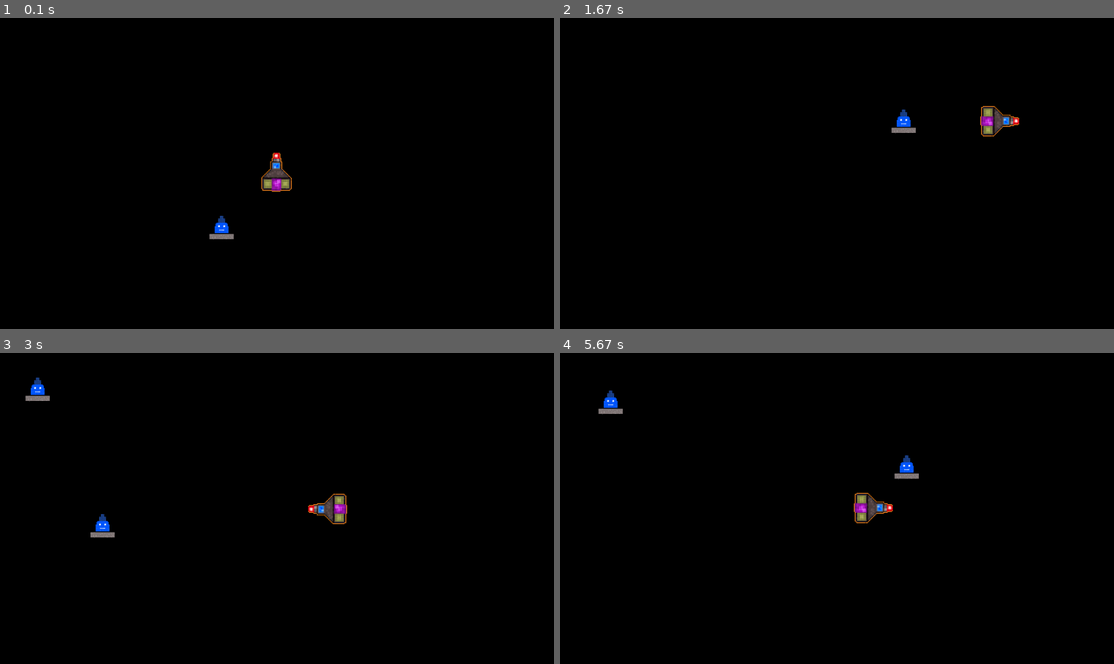
Above: before the commit, frames 1-4 (two rows, left to right).
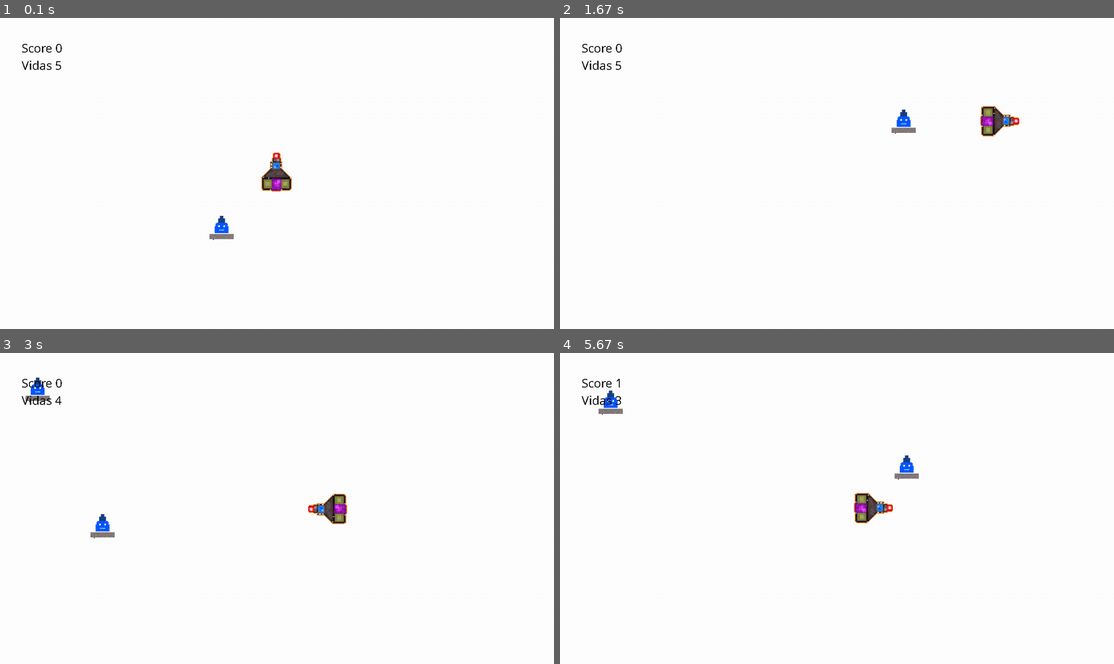
Above: after the commit, the same moments.

Repository: Koash05/Joc-Pygame
Game: pygame game, started from main.py
The game is run twice, just before and just after one commit, with the same random seed, the same clock (stepped at 60 frames per second) and the same inputs.
Inputs:
- Up to frame 1 (0.1 s): no input
- Up to frame 2 (1.67 s): hold Right 0.33-0.8 s; hold Up 0.83-1.13 s; hold Right 1.17-1.63 s
- Up to frame 3 (3 s): hold Left 1.67-2.2 s; hold Down 2.23-2.53 s; tap Space at 2.57 s; hold Left from 2.9 s (still down)
- Up to frame 4 (5.67 s): release Left at 3.3 s; hold Up 3.33-3.7 s; hold Right 3.73-4.37 s; hold Down 4.4-4.77 s; tap Space at 4.8, 5.2, 5.5 s; hold Left 5.13-5.6 s; hold Right from 5.63 s (still down)

The runs differ from the first frame. In frame 1, 99% of the frame differs, in the area x 0-100%, y 0-100%; in frame 2, 99%; in frame 3, 99%; in frame 4, 99%.

Commit message:
puntuacion y vidas

Diff:
--- a/main.py
+++ b/main.py
@@ -8,7 +8,7 @@
 # Constantes
 WIDTH = 1280
 HEIGHT = 720
-BLACK = [0, 0, 0]
+BLACK = [255, 255, 255]
 RECARGA = 10
 VIDA = 5
 
@@ -39,6 +39,7 @@
         self.shots = []
         self.recarga=RECARGA
         self.vida = VIDA
+        self.score = 0
 
 
     def mover(self, time, keys):
@@ -109,7 +110,7 @@
 
 # Funciones
 # ---------------------------------------------------------------------
-def cargarImagen(filename, transparent=False):
+def cargarImagen(filename, transparent=True):
     try:
         image = pygame.image.load(filename)
     except pygame.error as message:
@@ -134,6 +135,7 @@
             if(pygame.sprite.collide_mask(shot, ovni)):
                 naveJugador.shots.remove(shot)
                 ovnis.remove(ovni)
+                naveJugador.score=naveJugador.score+1
 
 def seguirJugador(naveJugador, ovnis, time):
     for ovni in ovnis:
@@ -154,6 +156,14 @@
 def colisionNaveOvni(naveJugador, ovni, ovnis):
     if pygame.sprite.collide_mask(naveJugador, ovni):
         naveJugador.vida = naveJugador.vida - 1
+
+        if naveJugador.vida < 0:
+            naveJugador.vida=0
+
+        naveJugador.score = naveJugador.score-10
+
+        if naveJugador.score < 0:
+            naveJugador.score=0
 
         ovnis.remove(ovni)
 
@@ -182,7 +192,7 @@
     naveJugador = Nave()
 
     ovnis = []
-
+    myfont = pygame.font.SysFont('Comic Sans MS', 30)
     tiempoParaNuevoOvni = 50
 
     ovni = Ovni(500, 500)
@@ -214,6 +224,12 @@
         calculaDisparos(naveJugador, ovnis)
 
 
+        textScore = myfont.render("Score " + str(naveJugador.score), False, (0, 0, 0))
+        textLifes = myfont.render("Vidas " + str(naveJugador.vida), False, (0, 0, 0))
+
+        screen.blit(textScore, (50, 50))
+        screen.blit(textLifes, (50, 90))
+
         if(naveJugador.vida == 0):
             print("has perdido")
 
